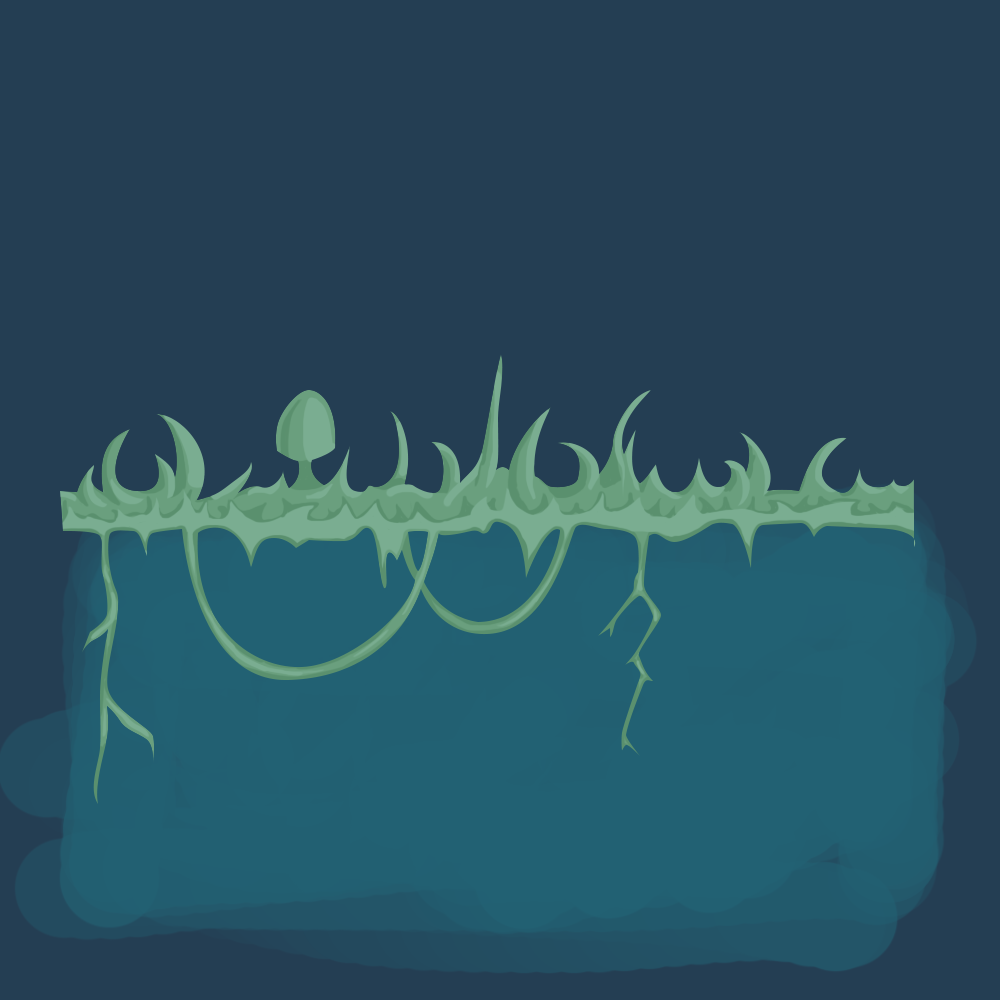
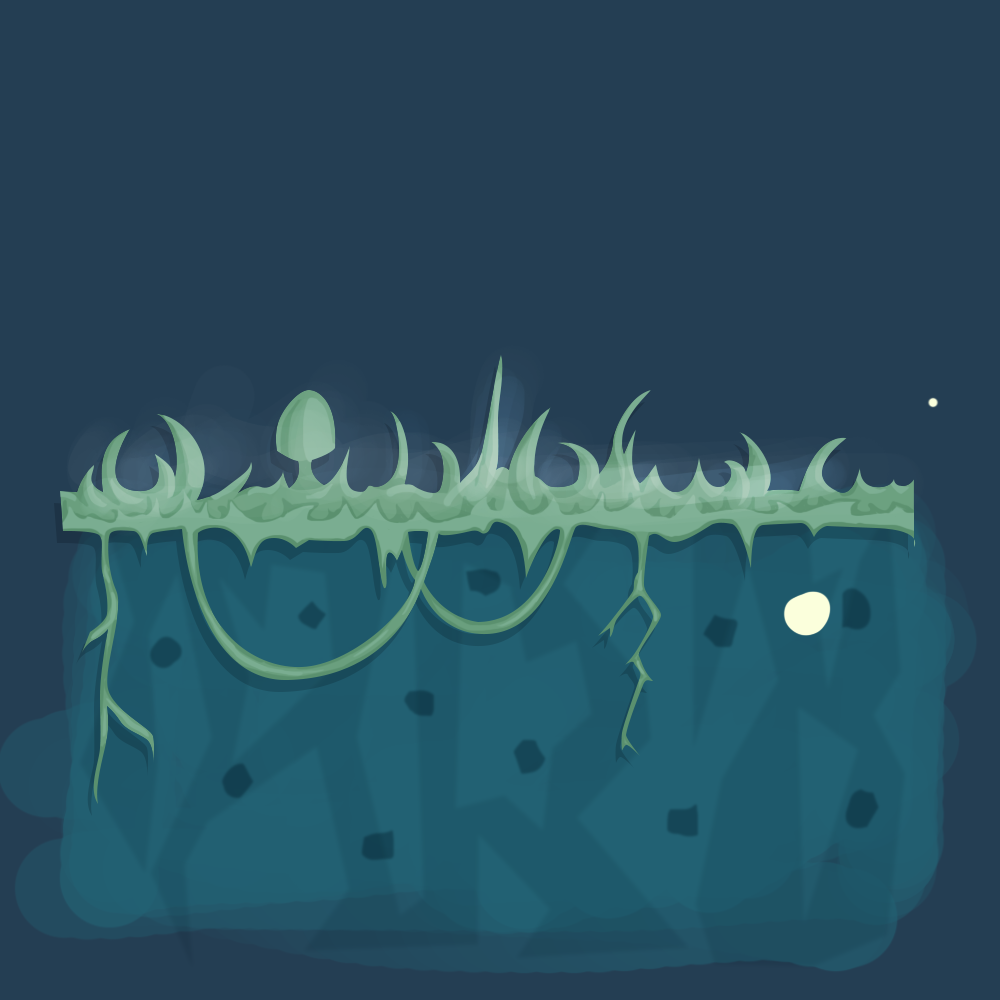
Comparing the layer stacks of the two 1000 × 1000 images. Changes:
showed "Layer 15" over [783, 397, 939, 636]
showed "Layer 13" over [79, 367, 848, 525]
showed "Layer 14" over [66, 352, 921, 537]
showed "Layer 11" over [147, 566, 882, 863]
showed "Layer 7" over [54, 366, 910, 816]
showed "Layer 9", painted on it over [75, 480, 910, 967]
